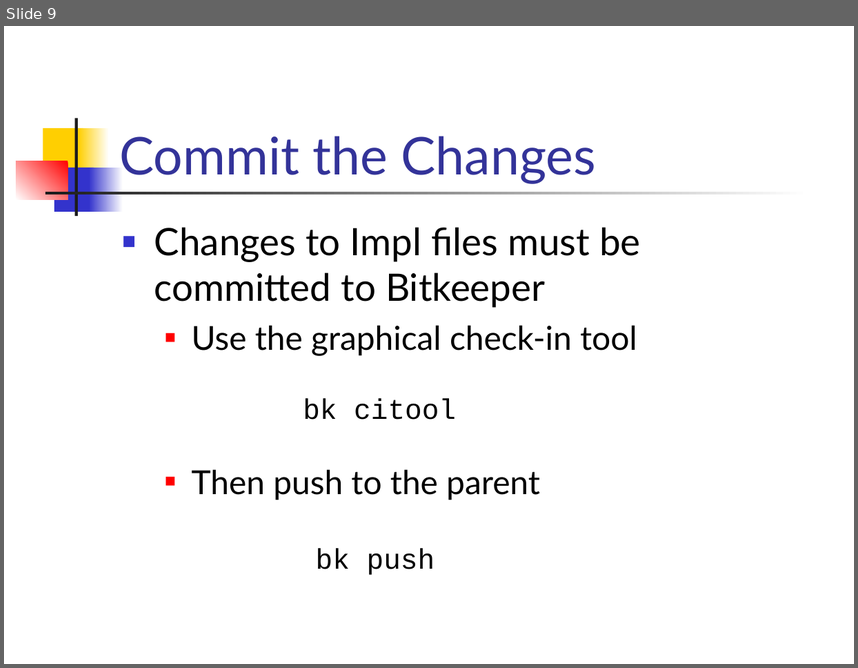
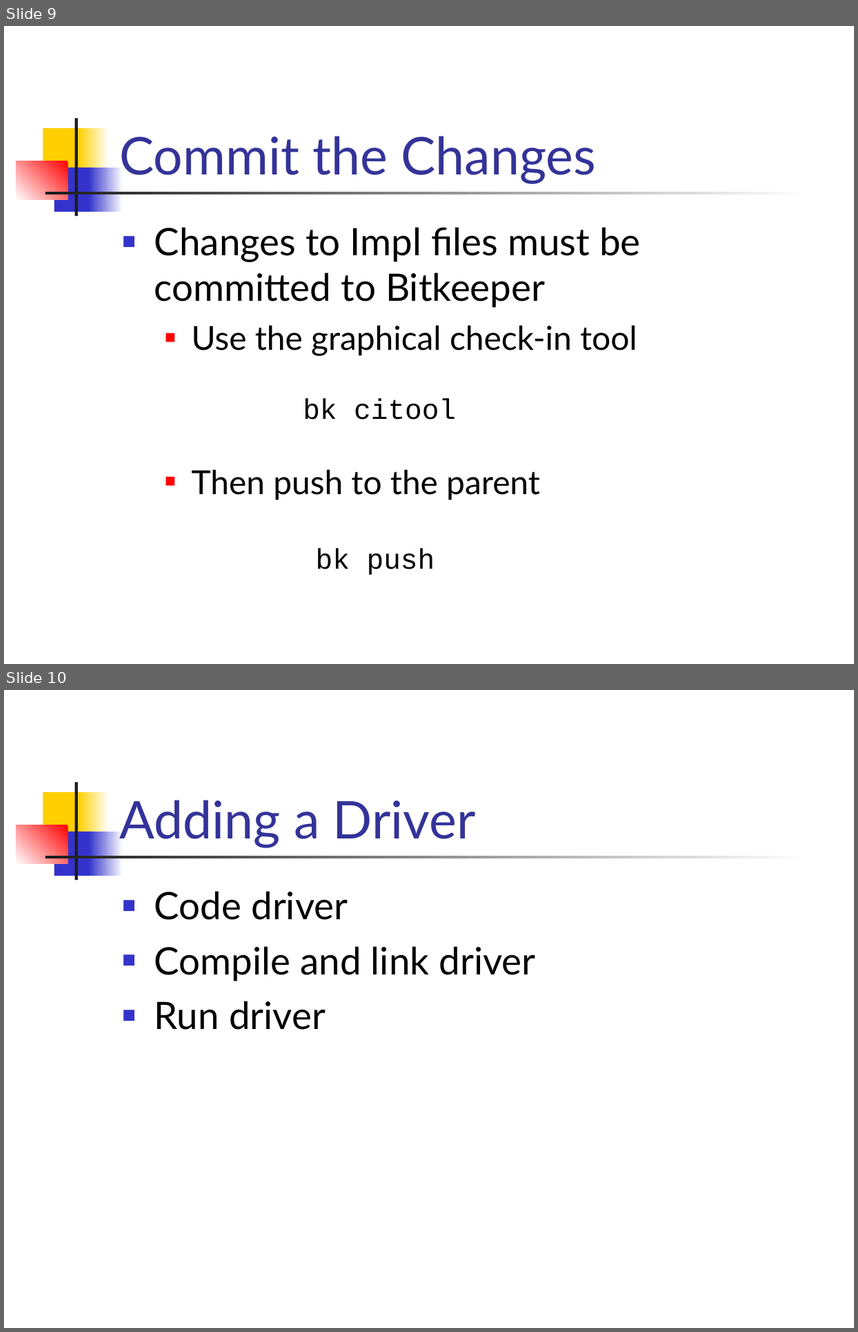
Before and after one commit to CloudComputer/petsc-BuildSystem, a slide deck: docs/tutorials/DevelopingApplicationsWithSIDL.ppt. Shown one above the other, each under a label of ours: slide 9 before the commit, slides 9 and 10 after it. The pictures are 858x668 and 858x1332 pixels, drawn with LibreOffice and Linux fonts; fonts in the diff are those of the drawing. Boxes give left, top, right and bottom in pixels: in the first picture for what was removed or moved away, otherwise in the second. Text is boxed around its words. In the diff, an @@ line names an element or a change of style, - is before the commit and + after.

Commit message:
bk-changeset-1.629 knepley@khan.mcs.anl.gov|ChangeSet|20030514124205|13746 ChangeSet   1.629 03/05/14 07:42:05 knepley@khan.mcs.anl.gov +1 -0   Tutorial update
  docs/tutorials/DevelopingApplicationsWithSIDL.ppt
    1.2 03/05/14 07:42:05 knepley@khan.mcs.anl.gov +795 -670
    Added stuff about compiled drivers

```diff
--- a/docs/tutorials/DevelopingApplicationsWithSIDL.ppt
+++ b/docs/tutorials/DevelopingApplicationsWithSIDL.ppt
@@ slide 10 added at (4, 690, 854, 1328), background #FFFFFF; not listed: 7 template elements that a slide beside it also shows @@
@@ title added at (119, 800, 476, 847), 44 pt, text #333399 @@
+Adding a Driver
@@ text added at (154, 891, 535, 1029), 32 pt, text #000000 @@
+■ Code driver
+■ Compile and link driver
+■ Run driver
```
Also in this commit, not shown: 1 slide changed, 3 other slides added.
